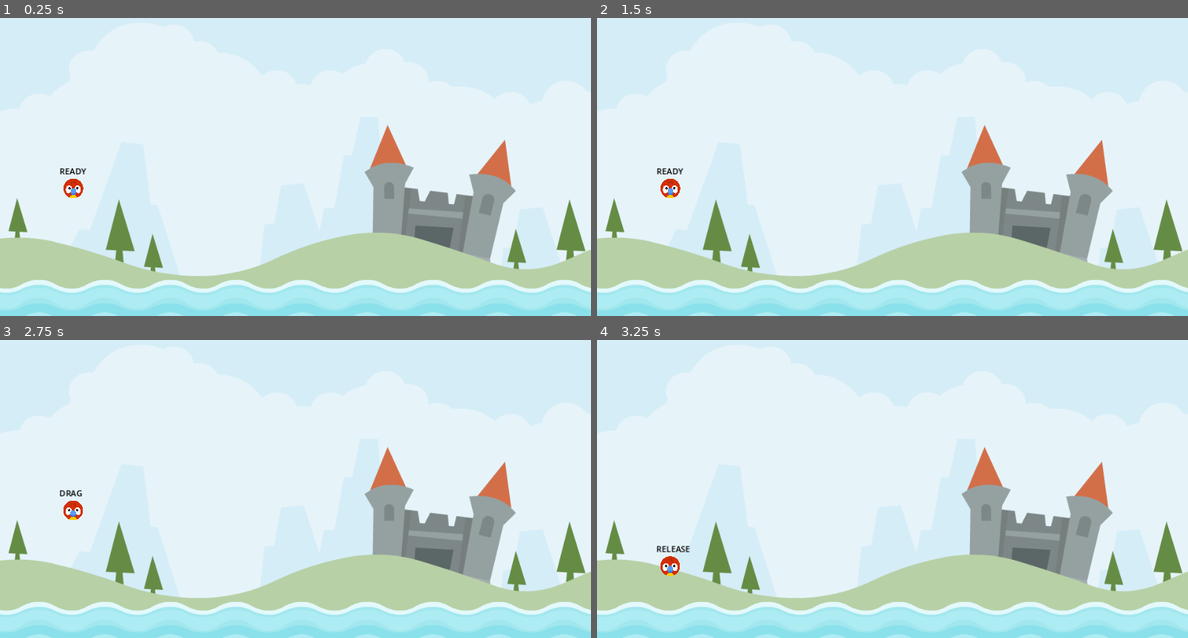
Above: before the commit, frames 1-4 (two rows, left to right).
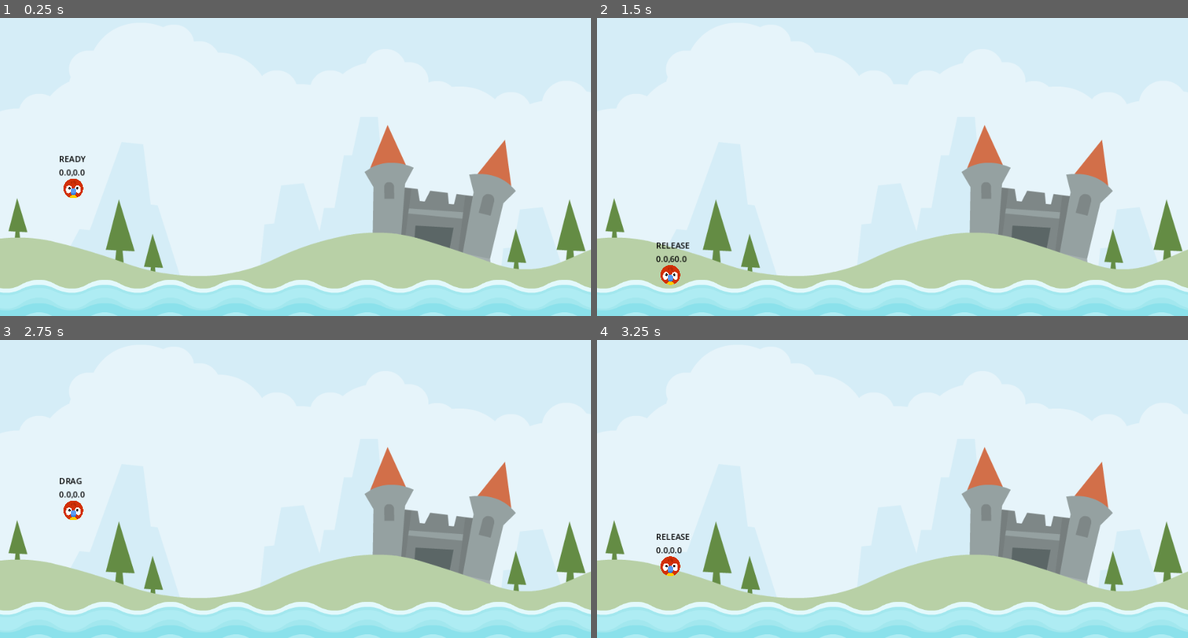
Above: after the commit, the same moments.

Repository: jyi468/angry-animals
Game: Godot game, scene res://scenes/level/level.tscn
Same seed, same stepped clock (60 frames per second), same inputs: the game is played once before the commit and once after it.
Inputs (mouse positions are in pixels of both pictures, inside the frame that each line leads up to):
- Up to frame 1 (0.25 s): no input
- Up to frame 2 (1.5 s): tap Enter at 0.5 s; drag from (667, 187) to (892, 313) at 0.52 s; drag from (774, 167) to (892, 313) at 1.27 s
- Up to frame 3 (2.75 s): tap Space at 2 s; move the mouse to (70, 509) at 2.02 s; press the mouse at (70, 509) at 2.03 s
- Up to frame 4 (3.25 s): release the mouse at (667, 509) at 2.75 s; tap Enter at 2.75 s; drag from (862, 539) to (715, 423) at 2.77 s

The runs differ from the first frame. In frame 1, 0.2% of the frame differs, in the area x 10-15%, y 46-54%; in frame 2, 0.6%, in the area x 10-16%, y 50-90%; in frame 3, 0.2%; in frame 4, 0.2%.

Commit message:
chore: update dragging action to prevent shift

Diff:
--- a/scenes/animal/animal.gd
+++ b/scenes/animal/animal.gd
@@ -2,6 +2,16 @@
 
 
 enum ANIMAL_STATE { READY, DRAG, RELEASE }
+
+
+const DRAG_LIM_MAX: Vector2 = Vector2(0, 60)
+const DRAG_LIM_MIN: Vector2 = Vector2(-60, 0)
+
+
+var _start: Vector2 = Vector2.ZERO
+var _drag_start: Vector2 = Vector2.ZERO
+var _dragged_vector: Vector2 = Vector2.ZERO
+
 
 @onready var label: Label = $Label
 
@@ -10,13 +20,14 @@
 
 # Called when the node enters the scene tree for the first time.
 func _ready() -> void:
-	pass # Replace with function body.
+	_start = position
 
 
 # Called every frame. 'delta' is the elapsed time since the previous frame.
 func _physics_process(delta: float) -> void:
 	update(delta)
-	label.text = "%s" % ANIMAL_STATE.keys()[_state]
+	label.text = "%s\n" % ANIMAL_STATE.keys()[_state]
+	label.text += "%.1f,%.1f" %[_dragged_vector.x, _dragged_vector.y]
 
 
 func set_new_state(new_state: ANIMAL_STATE) -> void:
@@ -24,7 +35,27 @@
 	if _state == ANIMAL_STATE.RELEASE:
 		freeze = false
 	elif _state == ANIMAL_STATE.DRAG:
-		pass
+		_drag_start = get_global_mouse_position()
+
+
+func get_dragged_vector(gmp: Vector2) -> Vector2:
+	return gmp - _drag_start
+
+
+func drag_in_limits() -> void:
+	_dragged_vector.x = clampf(
+		_dragged_vector.x,
+		DRAG_LIM_MIN.x,
+		DRAG_LIM_MAX.x
+	)
+
+	_dragged_vector.y = clampf(
+		_dragged_vector.y,
+		DRAG_LIM_MIN.y,
+		DRAG_LIM_MAX.y
+	)
+
+	position = _start + _dragged_vector
 
 
 func detect_release() -> bool:
@@ -38,8 +69,12 @@
 func update_drag() -> void:
 	if detect_release() == true:
 		return
+
 	var gmp: Vector2 = get_global_mouse_position()
-	position = gmp
+	_dragged_vector = get_dragged_vector(gmp)
+	drag_in_limits()
+	# Moves bird to mouse position exactly (shifts)
+	# position = gmp
 
 
 func update(delta: float) -> void:
--- a/scenes/animal/animal.tscn
+++ b/scenes/animal/animal.tscn
@@ -23,10 +23,10 @@
 scale = Vector2(2.3, 2.15)
 
 [node name="Label" type="Label" parent="."]
-offset_left = -27.0
-offset_top = -45.0
-offset_right = 28.0
-offset_bottom = -22.0
+offset_left = -28.0
+offset_top = -69.0
+offset_right = 27.0
+offset_bottom = -46.0
 theme_override_colors/font_color = Color(0, 0, 0, 1)
 text = "DEBUG"
 
